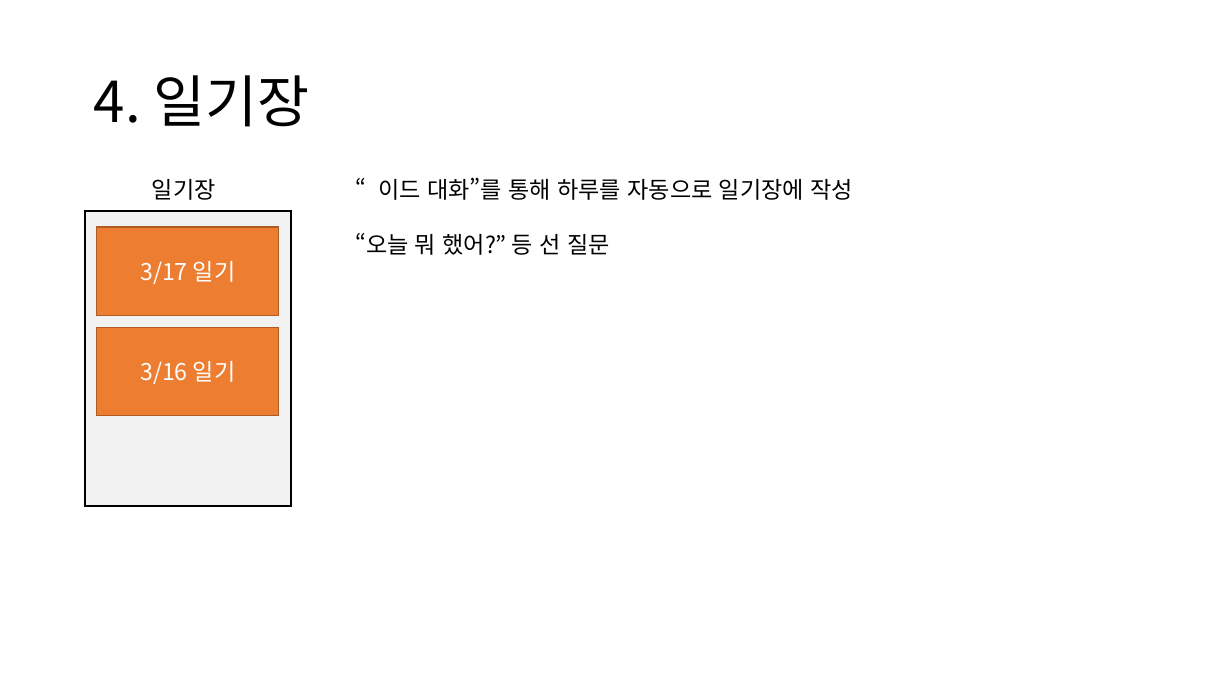
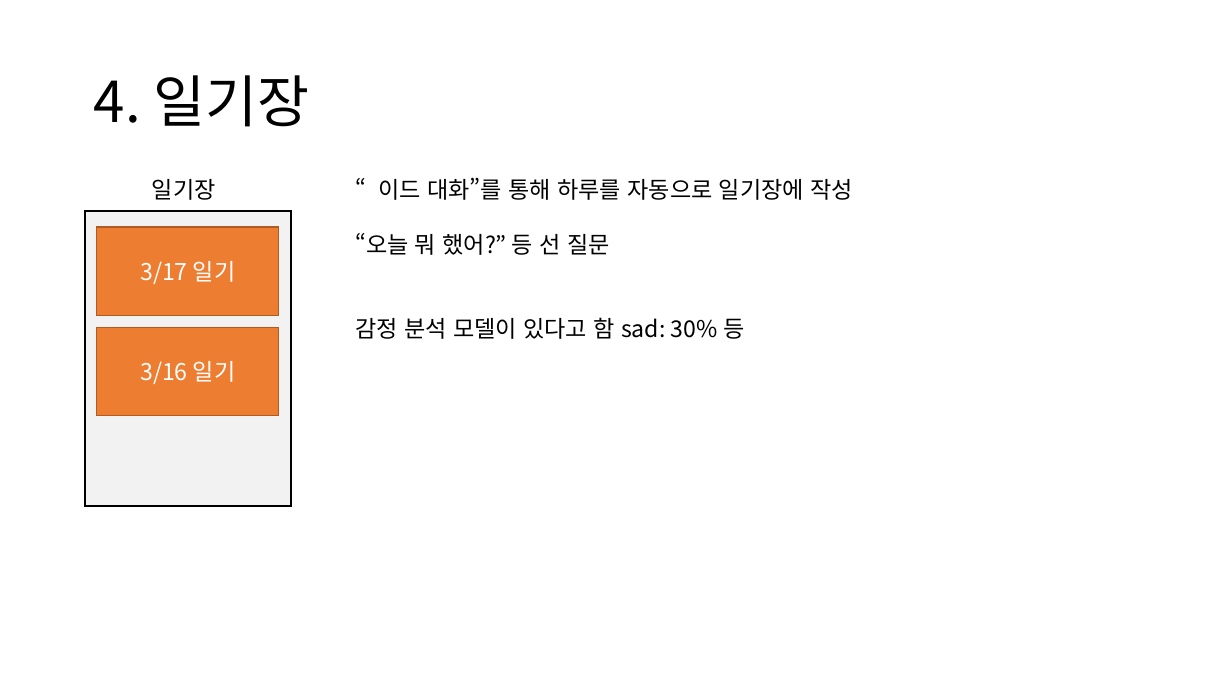
Before and after one commit to HeyHO2154/Id, a slide deck: slide 14 of 시스템 설계도.pptx. Drawn at 1232x693 pixels with LibreOffice and Linux fonts; fonts in the diff are those of the drawing. Boxes give left, top, right and bottom in pixels: in the first picture for what was removed or moved away, otherwise in the second. Text is boxed around its words. In the diff, an @@ line names an element or a change of style, - is before the commit and + after.

```diff
--- a/시스템 설계도.pptx
+++ b/시스템 설계도.pptx
@@ text at <box>355,317,744,339</box>: paragraph added @@
+감정 분석 모델이 있다고 함 sad: 30% 등
```
Also in this commit, not shown: 2 other slides changed.
